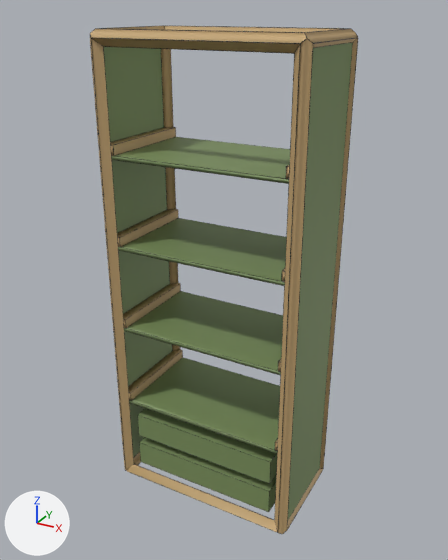
One commit to the glTF model public/catalogue/glb/008-dressing.glb: the scene before it, then after it.
Before and after are seen from a 50 mm camera at (1.517, -1.799, 1.981) aimed at (0.399, 0.233, 0.966). Lighting does not change. The marker at lower left points along +X, +Y and +Z. The picture after the commit comes second. Where no turn or scale is listed for an object, it has been applied to the vertices. Vertices at exactly the same position are counted once.

The scene before the commit, as lines of its bpy script (objects in view):
```python
me_mesh_317 = bpy.data.meshes.new('Mesh_317')
me_mesh_317.from_pydata(...)  # 16 vertices, 28 faces; spans x 0.014..0.786, y 0.014..0.436, z 0.742..0.757
me_mesh_317.materials.append(mat_material_34)  # green #7a8f5c
me_mesh_506 = bpy.data.meshes.new('Mesh_506')
me_mesh_506.from_pydata(...)  # a box spanning x -0.325..0.325, y -0.2..0.2, z -0.055..0.055
me_mesh_506.materials.append(mat_material_52)  # green #7a8f5c
me_mesh_519 = bpy.data.meshes.new('Mesh_519')
me_mesh_519.from_pydata(...)  # a box spanning x -0.325..0.325, y -0.2..0.2, z -0.055..0.055
me_mesh_519.materials.append(mat_material_54)  # green #7a8f5c
ob_mod_drawer_0 = bpy.data.objects.new('mod-drawer-0', me_mesh_506)
ob_mod_drawer_0.location = (0.4, 0.225, 0.117)
ob_mod_drawer_1 = bpy.data.objects.new('mod-drawer-1', me_mesh_519)
ob_mod_drawer_1.location = (0.4, 0.225, 0.267)
ob_tablette_plate_mod_1 = bpy.data.objects.new('tablette-plate-mod-1', me_mesh_317)
ob_tablette_plate_mod_1.location = (0.0, 0.0, 0.0)
# also in view: 'arete-Y3' at (0.786, 0.225, 1.886); 'arete-X3' at (0.4, 0.436, 1.886); 'tablette-plate-mod-3' at (0.4, 0.225, 1.47); 'panneau-joue1' at (0.007, 0.225, 0.95); 'arete-X0' at (0.4, 0.014, 0.014)
```
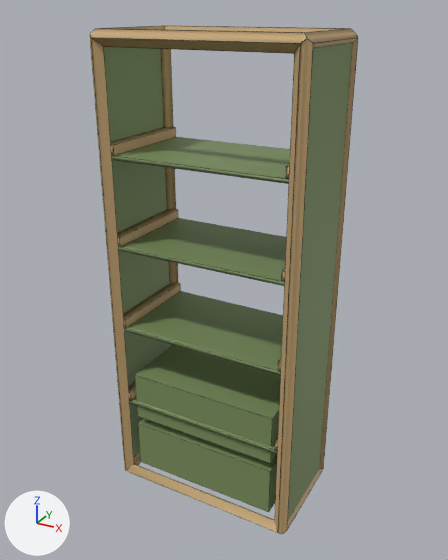
Where the newer file only moved an object's origin or applied its transform, the numbers keep the older frame.

Location of each change, (x1, y1, x2, y2) in pixels of the pictures (448 x 560 px):
'mod-drawer-1', moved, rescaled: before (138, 409, 277, 483); after (135, 345, 280, 463)
'mod-drawer-0', moved, rescaled: before (140, 438, 276, 511); after (138, 419, 277, 511)
'tablette-plate-mod-0', unchanged, covered by the edit: before (129, 358, 280, 454); after (129, 397, 277, 454)

The change in detail:
me_mesh_506 is used by ob_mod_drawer_0; location (0.4, 0.225, 0.117).
me_mesh_506 had 8 vertices, 12 faces and spanned x -0.325..0.325, y -0.2..0.2, z -0.055..0.055.
me_mesh_506 now has 8 vertices, 12 faces and spans x -0.325..0.325, y -0.2..0.2, z -0.055..0.159.
me_mesh_506 part 1: the whole mesh is scaled about its middle by (1, 1, 1.95), then moved by (0.0, 0.0, 0.052).
me_mesh_519 is used by ob_mod_drawer_1; location (0.4, 0.225, 0.267).
me_mesh_519 had 8 vertices, 12 faces and spanned x -0.325..0.325, y -0.2..0.2, z -0.055..0.055.
me_mesh_519 now has 8 vertices, 12 faces and spans x -0.325..0.325, y -0.2..0.2, z -0.107..0.107.
me_mesh_519 part 2: the whole mesh is scaled about its middle by (1, 1, 1.95).
Object 'mod-drawer-1' (ob_mod_drawer_1) moves from (0.4, 0.225, 0.267) to (0.4, 0.225, 0.423).
